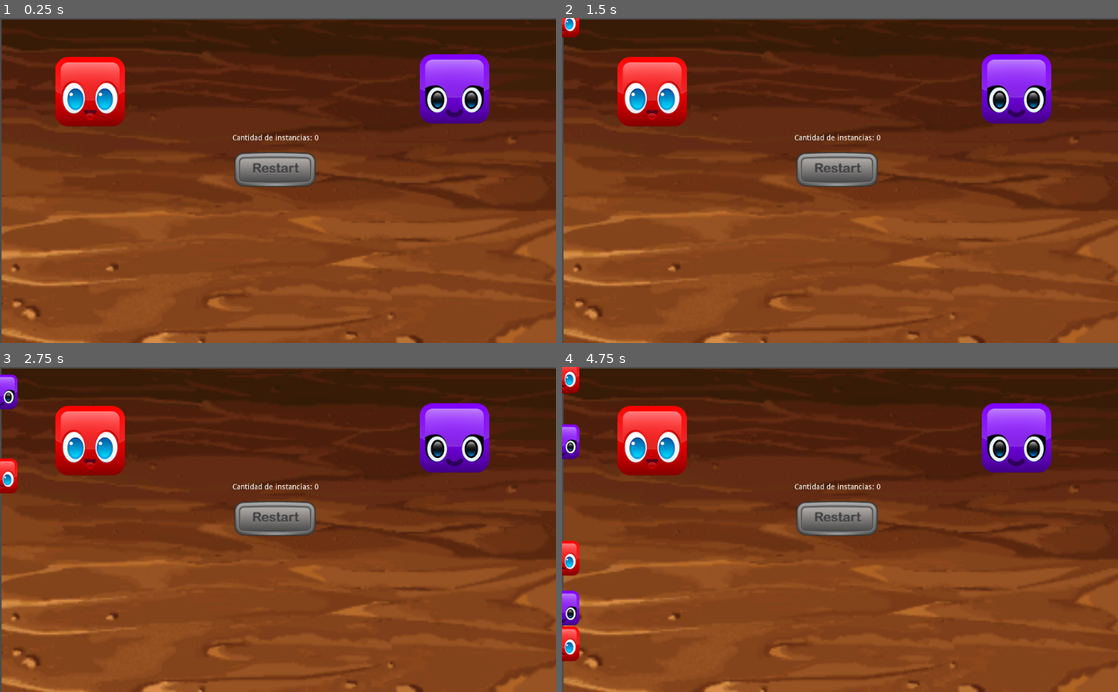
Above: before the commit, frames 1-4 (two rows, left to right).
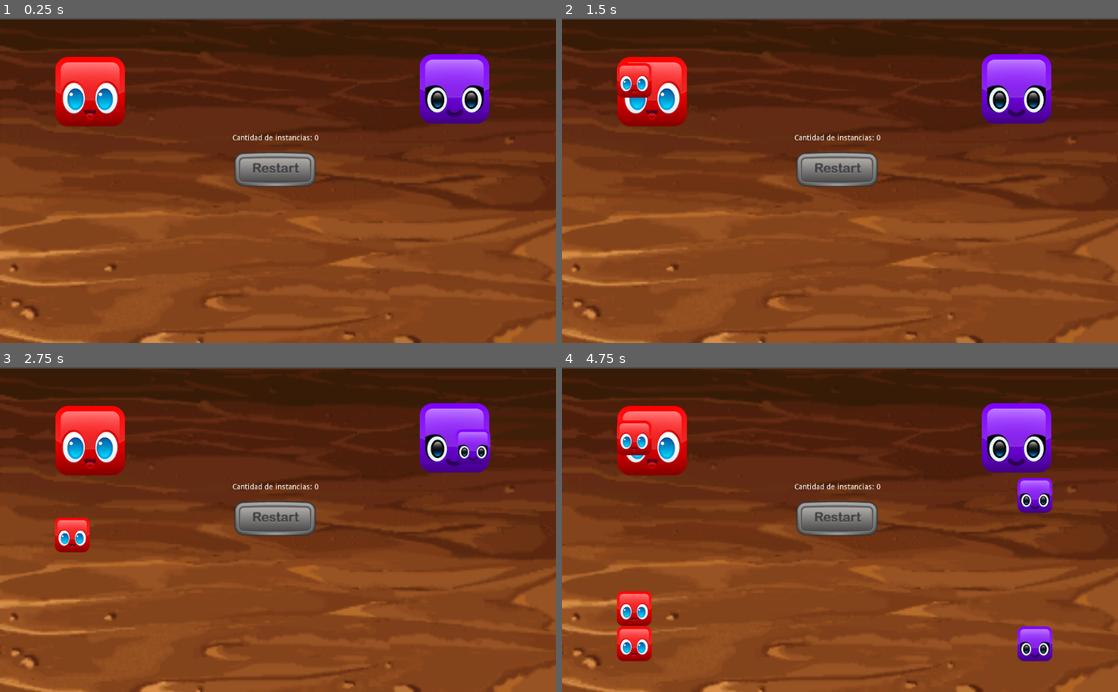
Above: after the commit, the same moments.

Repository: acido0/tpsenales
Game: Godot game, scene res://scenes/Menu/Menu.tscn
Same seed, same stepped clock (60 frames per second), same inputs: the game is played once before the commit and once after it.
Inputs (mouse positions are in pixels of both pictures, inside the frame that each line leads up to):
- Up to frame 1 (0.25 s): no input
- Up to frame 2 (1.5 s): click (834, 170) at 0.5 s; click (650, 92) at 1.25 s
- Up to frame 3 (2.75 s): click (455, 438) at 2 s
- Up to frame 4 (4.75 s): click (650, 441) at 2.75 s; click (1017, 438) at 3.5 s; click (650, 441) at 4.25 s

The runs differ from the first frame. In frame 1, 0.5% of the frame differs, in the area x 0-94%, y 0-100%; in frame 2, 1.1%; in frame 3, 2.2%; in frame 4, 5.0%.

Commit message:
Delete
Grupos y función delete

Diff:
--- a/delete.gd
+++ b/delete.gd
@@ -7,6 +7,8 @@
 
 
 func delete():
+	get_tree().call_group("blocks", "delete")
 	get_tree().reload_current_scene()
 
+
 	pass
--- a/project.godot
+++ b/project.godot
@@ -18,6 +18,10 @@
 run/main_scene="res://scenes/Menu/Menu.tscn"
 config/icon="res://icon.png"
 
+[autoload]
+
+Delete="*res://delete.gd"
+
 [rendering]
 
 quality/driver/driver_name="GLES2"
--- /dev/null
+++ b/scenes/Blocks/Red/BlockRed.gd
@@ -0,0 +1,13 @@
+extends RigidBody2D
+
+
+func eliminar():
+	queue_free()
+pass
+
+
+func _ready():
+
+
+
+	pass
--- a/scenes/Blocks/Red/BlockRed.tscn
+++ b/scenes/Blocks/Red/BlockRed.tscn
@@ -1,12 +1,15 @@
-[gd_scene load_steps=3 format=2]
+[gd_scene load_steps=4 format=2]
 
 [ext_resource path="res://assets/block_red.png" type="Texture" id=1]
+[ext_resource path="res://scenes/Blocks/Red/BlockRed.gd" type="Script" id=2]
 
 [sub_resource type="CircleShape2D" id=1]
 radius = 32.903
 
 [node name="BlockRed" type="RigidBody2D" groups=["blocks"]]
+position = Vector2( 133, 111 )
 gravity_scale = 2.0
+script = ExtResource( 2 )
 
 [node name="Sprite" type="Sprite" parent="."]
 scale = Vector2( 0.5, 0.5 )
--- a/scenes/Blocks/Violet/BlockViolet.tscn
+++ b/scenes/Blocks/Violet/BlockViolet.tscn
@@ -6,6 +6,7 @@
 radius = 32.903
 
 [node name="BlockRed" type="RigidBody2D" groups=["blocks"]]
+position = Vector2( 871, 99 )
 gravity_scale = 2.0
 
 [node name="Sprite" type="Sprite" parent="."]
--- a/scenes/Menu/Menu.gd
+++ b/scenes/Menu/Menu.gd
@@ -35,3 +35,9 @@
 func _on_VioletGenerator_button_down():
 	get_parent().add_child(cubomorado)
 	pass # Replace with function body.
+
+
+func _on_Reset_button_down():
+	Delete.delete()
+
+	pass # Replace with function body.
--- a/scenes/Menu/Menu.tscn
+++ b/scenes/Menu/Menu.tscn
@@ -7,14 +7,14 @@
 [ext_resource path="res://scenes/Menu/Menu.gd" type="Script" id=5]
 
 [sub_resource type="RectangleShape2D" id=1]
-extents = Vector2( 759.99, 33.6962 )
+extents = Vector2( 512, 33.6962 )
 
 [node name="Menu" type="Node2D"]
 script = ExtResource( 5 )
 
 [node name="Background" type="Sprite" parent="."]
-position = Vector2( 516.671, 323.633 )
-scale = Vector2( 3.2109, 3.2109 )
+position = Vector2( 513, 323.861 )
+scale = Vector2( 3.20625, 3.20861 )
 texture = ExtResource( 1 )
 
 [node name="RedGenerator" parent="." instance=ExtResource( 3 )]
@@ -39,6 +39,7 @@
 position = Vector2( 513.885, 577.225 )
 
 [node name="Collision" type="CollisionShape2D" parent="Floor"]
+position = Vector2( -1.88501, 0 )
 shape = SubResource( 1 )
 
 [node name="CountLabel" type="Label" parent="."]
@@ -54,3 +55,4 @@
 
 [connection signal="button_down" from="RedGenerator" to="." method="_on_RedGenerator_button_down"]
 [connection signal="button_down" from="VioletGenerator" to="." method="_on_VioletGenerator_button_down"]
+[connection signal="button_down" from="Reset" to="." method="_on_Reset_button_down"]
